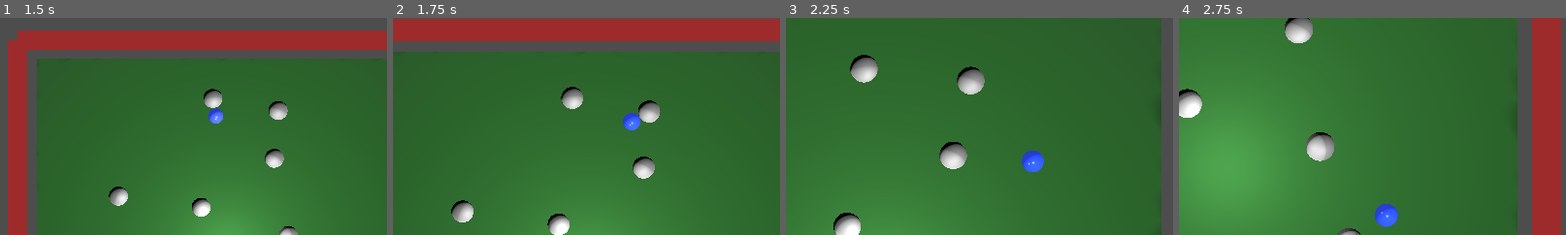
Above: before the commit, frames 1-4 (left to right).
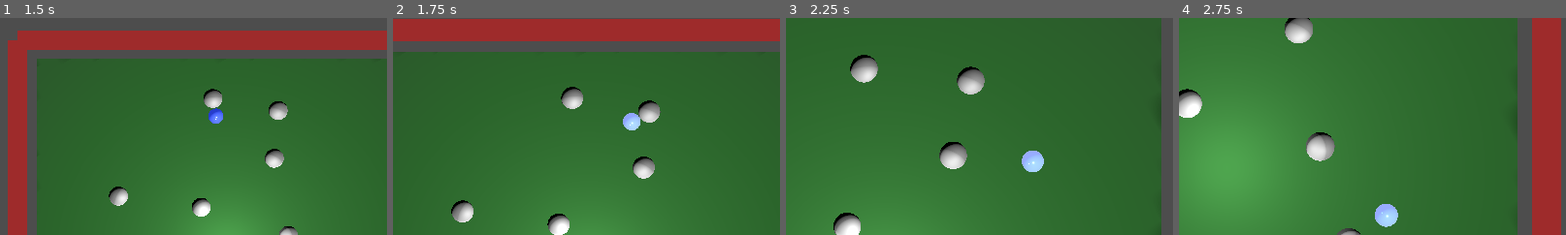
Above: after the commit, the same moments.

Repository: bluehexagons/snakeproject
Game: Godot game, scene res://scenes/main_menu.tscn
Two runs of this game, one before a commit and one after it. Both use one fixed random seed, a clock stepped at 60 frames per second and the inputs below.
Inputs:
- Up to frame 1 (1.5 s): click "New Game" at 0.5 s; hold D (move_right) from 1.28 s (still down)
- Up to frame 2 (1.75 s): keep holding D (move_right)
- Up to frame 3 (2.25 s): release D (move_right) at 2.03 s; hold S (move_down) from 2.03 s (still down)
- Up to frame 4 (2.75 s): keep holding S (move_down)
The pictures show only the part of the screen within x 25-75%, y 26-76%; the shares and areas given below are measured in that part.

Frame 1 is identical in both runs. In frame 2, 0.3% of the frame differs, in the area x 59-64%, y 43-52%; in frame 3, 0.5%; in frame 4, 0.5%, in the area x 50-57%, y 85-97%.

Commit message:
(AI) Collision effects pt 1

Diff:
--- a/project.godot
+++ b/project.godot
@@ -19,6 +19,7 @@
 
 GameState="*res://scripts/game_state.gd"
 CollisionHandler="*res://scripts/collision_handler.gd"
+ImpactFlash="*res://scripts/impact_flash.gd"
 
 [input]
 
--- a/scripts/collision_handler.gd
+++ b/scripts/collision_handler.gd
@@ -30,6 +30,7 @@
 	# Calculate velocities and impact characteristics
 	var relative_velocity = body_b.velocity - body_a.velocity
 	var normal_speed = relative_velocity.dot(collision_normal)
+	var impact_force = abs(normal_speed)
 
 	# Calculate how head-on the collision is (1.0 = head-on, 0.0 = glancing)
 	var a_dir = body_a.velocity.normalized()
@@ -37,6 +38,12 @@
 	var collision_alignment = abs(a_dir.dot(collision_normal))
 	var velocity_alignment = max(0.0, -a_dir.dot(b_dir))  # How opposed the velocities are
 	var impact_factor = (collision_alignment + velocity_alignment) * 0.5
+
+	# Trigger impact flashes
+	if body_a.has_method("handle_impact"):
+		body_a.handle_impact(impact_force)
+	if body_b.has_method("handle_impact"):
+		body_b.handle_impact(impact_force)
 
 	# Scale effects based on impact_factor
 	var velocity_loss = lerp(1.0, VELOCITY_LOSS_ON_COLLISION, impact_factor)
--- /dev/null
+++ b/scripts/impact_flash.gd
@@ -0,0 +1,26 @@
+extends Node
+
+const FLASH_DURATION = 0.15
+const FLASH_COLOR = Color(1.0, 1.0, 1.0, 1.0)
+const MIN_IMPACT_FORCE = 2.0
+const MAX_IMPACT_FORCE = 20.0
+
+static func flash_material(material: Material, impact_force: float) -> void:
+	if not material or not material is StandardMaterial3D:
+		return
+
+	var std_material = material as StandardMaterial3D
+
+	# Scale flash intensity with impact force
+	var flash_intensity = clampf((impact_force - MIN_IMPACT_FORCE) / (MAX_IMPACT_FORCE - MIN_IMPACT_FORCE), 0.0, 1.0)
+	if flash_intensity > 0.0:
+		var scene_tree = Engine.get_main_loop()
+		if scene_tree:
+			var base_emission = std_material.emission
+			var tween = scene_tree.create_tween()
+			var flash_color = base_emission + FLASH_COLOR * flash_intensity
+
+			# Quick bright flash
+			tween.tween_property(std_material, "emission", flash_color, 0.05)
+			# Slower fade back to normal
+			tween.tween_property(std_material, "emission", base_emission, FLASH_DURATION)
--- a/scripts/player.gd
+++ b/scripts/player.gd
@@ -45,6 +45,7 @@
 var is_dead: bool = false
 var death_color_time: float = 0.0
 var stun_timer: float = 0.0
+var base_emission: Color  # Add variable to store base emission color
 
 var physics_pos: Vector3
 var physics_basis: Basis
@@ -62,6 +63,10 @@
 	# Clone the material so we don't affect other instances
 	head_material = head_material.duplicate()
 	head_mesh.mesh.surface_set_material(0, head_material)
+
+	# Store initial emission color
+	if head_material is StandardMaterial3D:
+		base_emission = head_material.emission
 
 func _physics_process(delta):
 	if is_dead:
@@ -338,3 +343,7 @@
 	var game_manager = get_tree().get_first_node_in_group("game_manager")
 	if game_manager:
 		game_manager.game_over()
+
+func handle_impact(force: float) -> void:
+	if head_material:
+		ImpactFlash.flash_material(head_material, force)
--- a/scripts/rock.gd
+++ b/scripts/rock.gd
@@ -11,6 +11,8 @@
 func _ready():
 	physics_pos = global_position
 	visual_pos = global_position
+	var material = $MeshInstance3D.mesh.surface_get_material(0)
+	$MeshInstance3D.mesh.surface_set_material(0, material.duplicate())
 
 func _physics_process(delta):
 	# More controlled drag for moving rocks
@@ -46,3 +48,8 @@
 			"z": velocity.z
 		}
 	}
+
+func handle_impact(force: float) -> void:
+	var material = $MeshInstance3D.mesh.surface_get_material(0)
+	if material:
+		ImpactFlash.flash_material(material, force)
--- a/scripts/segment.gd
+++ b/scripts/segment.gd
@@ -31,6 +31,8 @@
 	visual_pos = global_position
 	# Ensure mesh starts at the correct position
 	mesh.global_position = global_position
+	var material = mesh.mesh.surface_get_material(0)
+	mesh.mesh.surface_set_material(0, material.duplicate())
 
 func update_scale(new_scale: float):
 	mesh.scale = Vector3.ONE * new_scale
@@ -149,3 +151,8 @@
 
 	# Keep collision shape at physics position
 	collision.global_position = global_position
+
+func handle_impact(force: float) -> void:
+	var material = mesh.mesh.surface_get_material(0)
+	if material:
+		ImpactFlash.flash_material(material, force)
